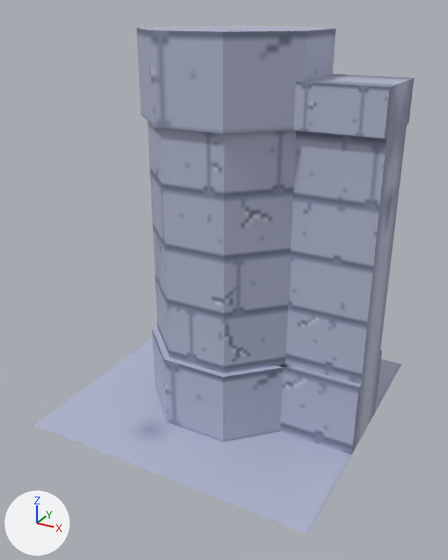
What one commit did to the FBX model UPX/Assets/src/Models/Pillar_Wall_Single.fbx.
The view is the same before and after, from a 50 mm camera at (1.82, -3.43, 2.61) aimed at (0.01, -0.14, 0.96). The axes (+X, +Y, +Z) are drawn at lower left. The lights are the same throughout. Where no turn or scale is listed for an object, it has been applied to the vertices.

Objects in the first picture: 'Pillar_Wall_Single'.
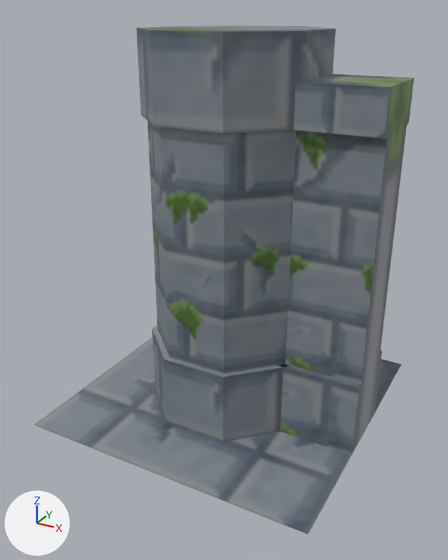
Boxes [x1, y1, x2, y2] around the edits, measured in the pictures (448 x 560 px):
'Pillar_Wall_Single', surface changed
    both: [34, 25, 414, 534]
part 1 of me_cube_012, surface changed
    both: [34, 337, 402, 534]

Edits to the bpy script that builds the scene:
```text
Add img_brick_tile_png:
    img_brick_tile_png = load_image('Brick Tile.png', '../Materials/Sprites/Brick Tile.png', 64, 64, 'sRGB')
Change mat_wall:
    mat_wall.texture: img_wall_1_png -> img_brick_tile_png
Change me_cube_012:
    where me_cube_012.from_pydata(...)  # 82 vertices, 61 faces; spans x -1.0..1.0, y -1.0..1.0, z 0.0..2.5
    used by ob_pillar_wall_single; location = (0.0, 0.0, 0.0)
    me_cube_012 part 1: texture (UV) coordinates of 1 of 61 faces, centred in x 0.0, y 0.0, z 0.0, changed; they spanned u 0.44..0.64, v 0.54..0.74 and now span u 0.0..1.0, v 0.0..1.0
```
